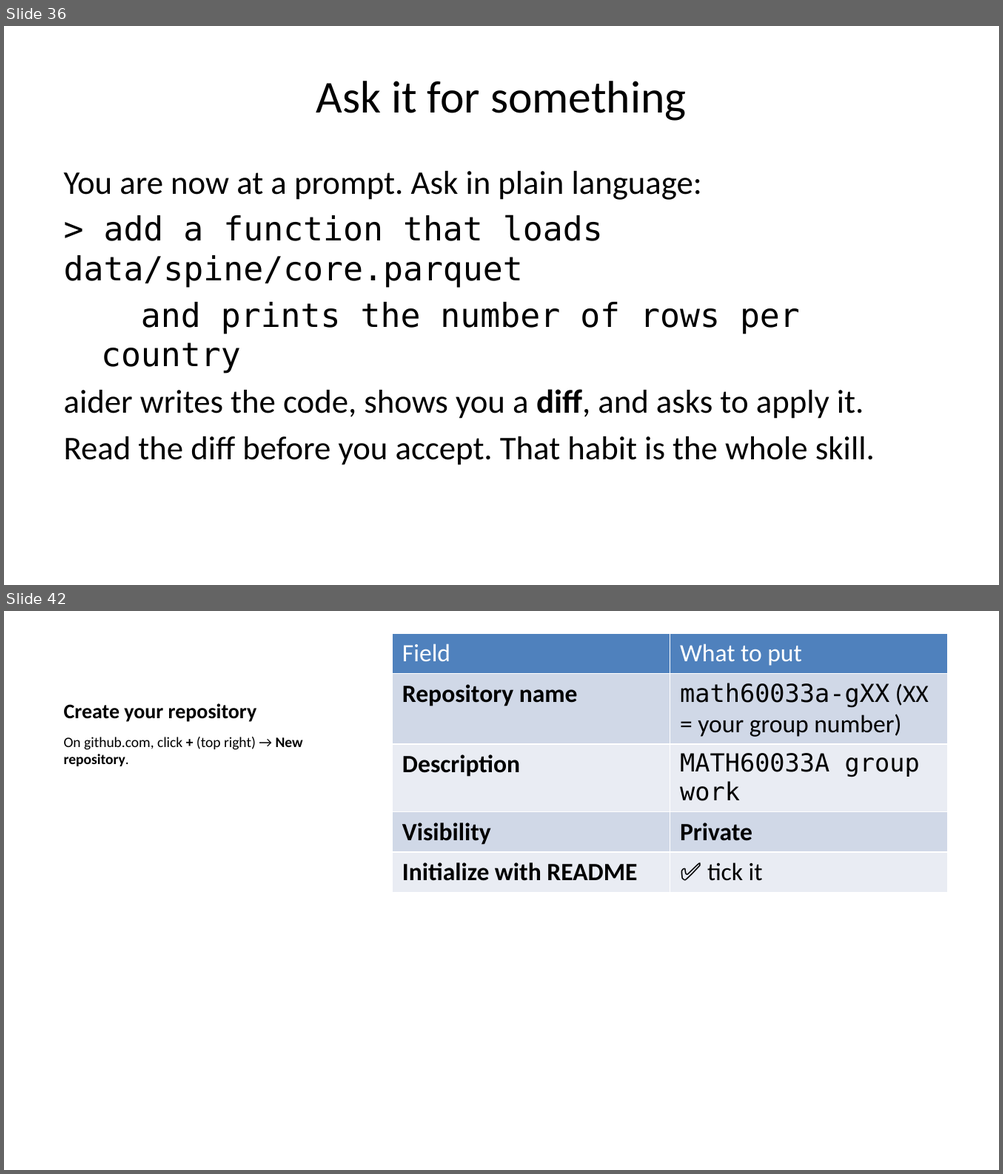
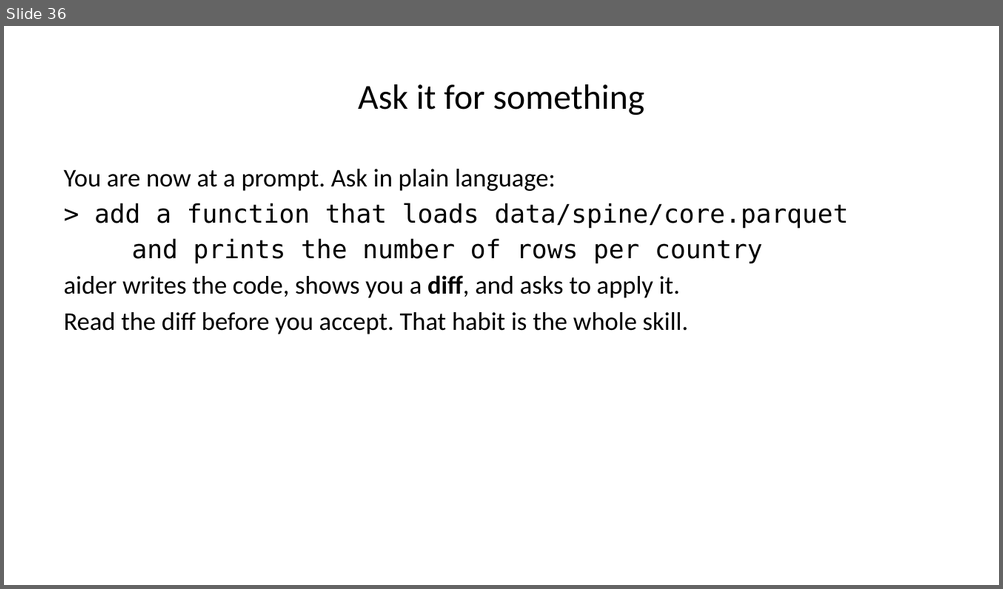
Before and after one commit to warint/quantitative-methods, a slide deck: 01-foundations-scenarios-and-tools/00-pre-session/slides-welcome-and-setup.pptx. Shown one above the other, each under a label of ours: slides 36 and 42 before the commit, slide 36 after it; the slides between them are not shown. The pictures are 1003x1174 and 1003x589 pixels, drawn with LibreOffice and Linux fonts; fonts in the diff are those of the drawing. Boxes give left, top, right and bottom in pixels: in the first picture for what was removed or moved away, otherwise in the second. Text is boxed around its words. In the diff, an @@ line names an element or a change of style, - is before the commit and + after.

```diff
--- a/01-foundations-scenarios-and-tools/00-pre-session/slides-welcome-and-setup.pptx
+++ b/01-foundations-scenarios-and-tools/00-pre-session/slides-welcome-and-setup.pptx
@@ slide 42 removed at [4, 611, 999, 1170], background #FFFFFF @@
@@ table removed at [392, 633, 947, 1109], 5 rows, 2 columns @@
-Field | What to put
-Repository name | math60033a-gXX (XX = your group number)
-Description | MATH60033A group work
-Visibility | Private
-Initialize with README | ✅ tick it
@@ title removed at [64, 703, 257, 722] @@
-Create your repository
@@ text removed at [64, 737, 303, 766] @@
-On github.com, click + (top right) → New repository.
@@ slide 36 changed as well @@
@@ title "Ask it for something" at [358, 84, 645, 116]: size 33 to 25.5 pt @@
@@ text "You are now at a ..." at [64, 169, 848, 335]: size 24 to 18.5 pt; less space between paragraphs @@
```
Also in this commit, not shown: 46 other slides changed, 11 other slides removed, 44 other files.
